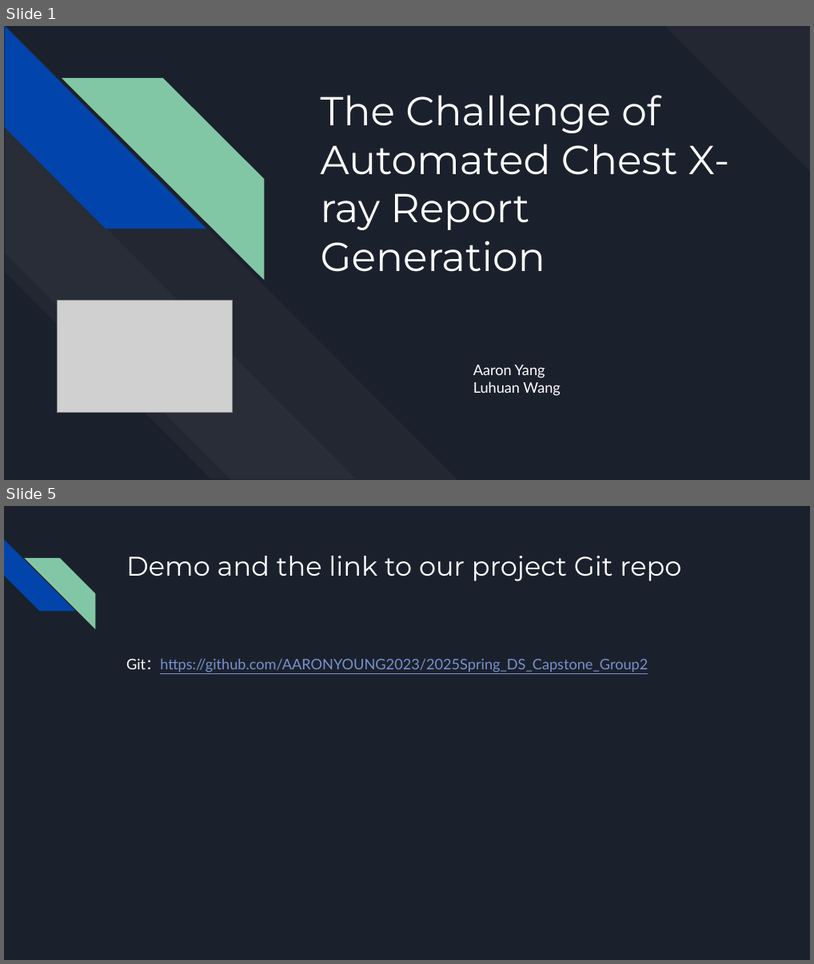
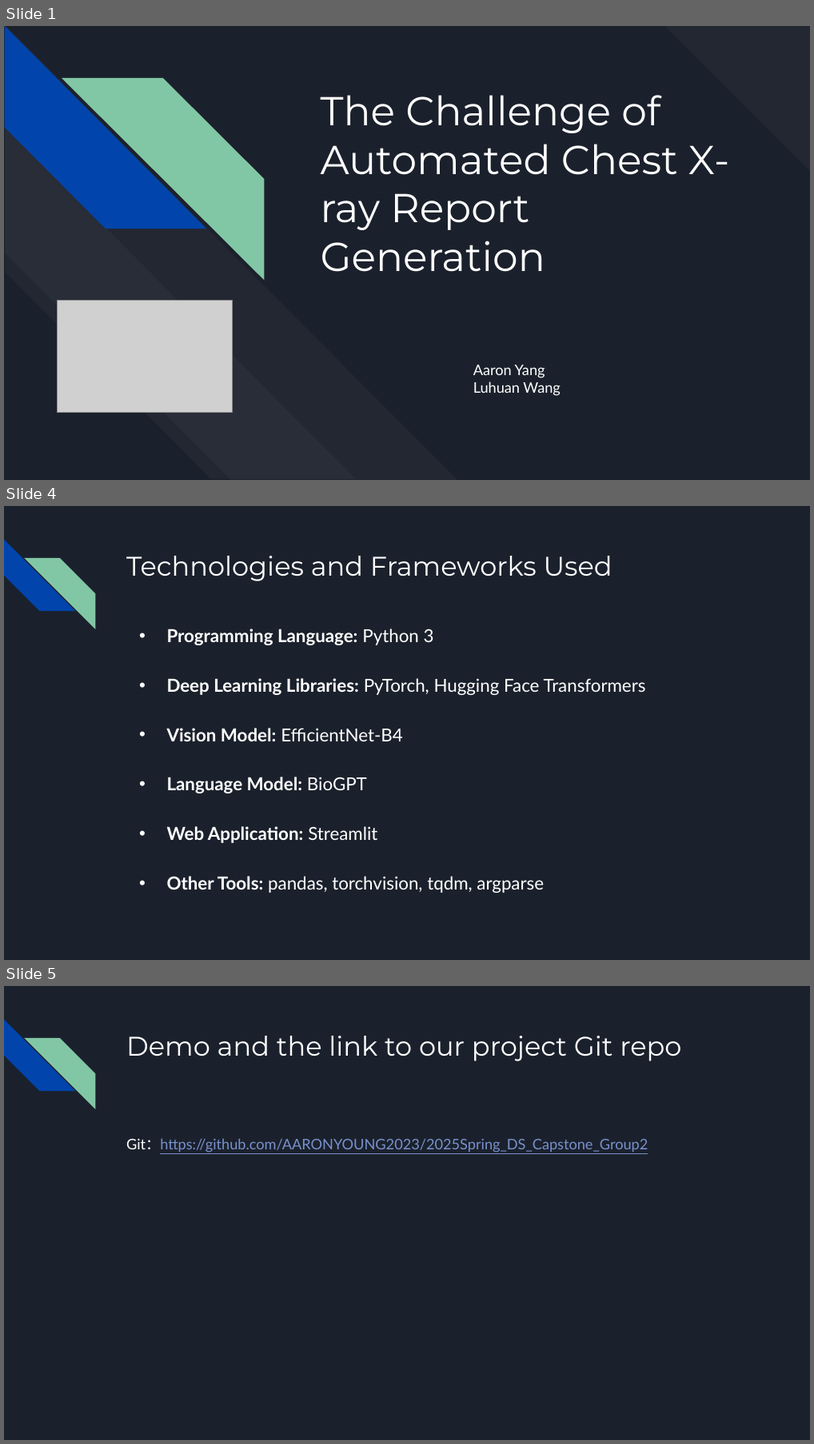
Before and after one commit to AARONYOUNG2023/2025Spring_DS_Capstone_Group2, a slide deck: presentation_slides/The Challenge of Automated Chest X-ray Report Generation.pptx. Shown one above the other, each under a label of ours: slides 1 and 5 before the commit, slides 1, 4 and 5 after it; the slides between them are not shown. The pictures are 814x964 and 814x1444 pixels, drawn with LibreOffice and Linux fonts; fonts in the diff are those of the drawing; grey boxes stand for pictures. Boxes give left, top, right and bottom in pixels: in the first picture for what was removed or moved away, otherwise in the second. Text is boxed around its words. In the diff, an @@ line names an element or a change of style, - is before the commit and + after.

```diff
--- a/presentation_slides/The Challenge of Automated Chest X-ray Report Generation.pptx
+++ b/presentation_slides/The Challenge of Automated Chest X-ray Report Generation.pptx
@@ slide 4 added at bbox=[4, 506, 810, 960], background #1B212C; not listed: 2 template elements that a slide beside it also shows @@
@@ title added at bbox=[126, 556, 613, 581], 24 pt, text #FFFFFF @@
+Technologies and Frameworks Used
@@ text added at bbox=[167, 628, 646, 892], 16 pt, text #FFFFFF @@
+• Programming Language: Python 3
+• Deep Learning Libraries: PyTorch, Hugging Face Transformers
+• Vision Model: EfficientNet-B4
+• Language Model: BioGPT
+• Web Application: Streamlit
+• Other Tools: pandas, torchvision, tqdm, argparse
```
Also in this commit, not shown: 1 slide changed, 1 other slide added, 2 slides removed, 1 other file.
